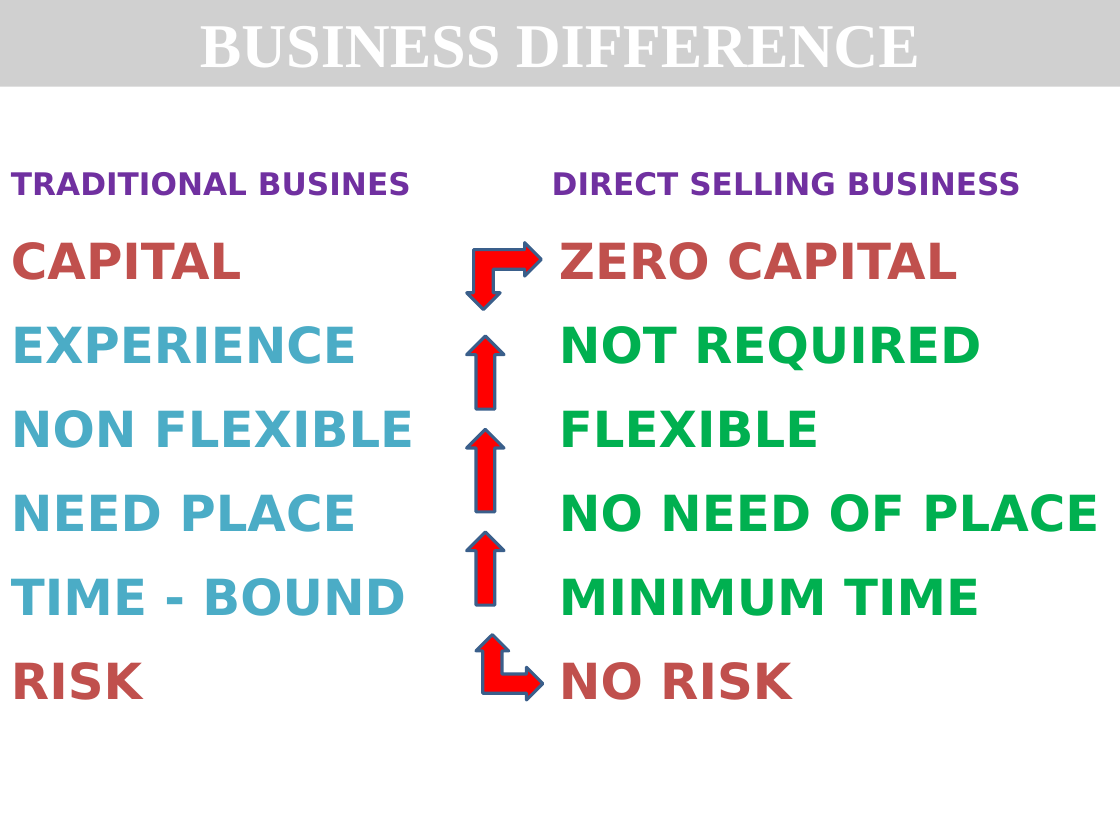
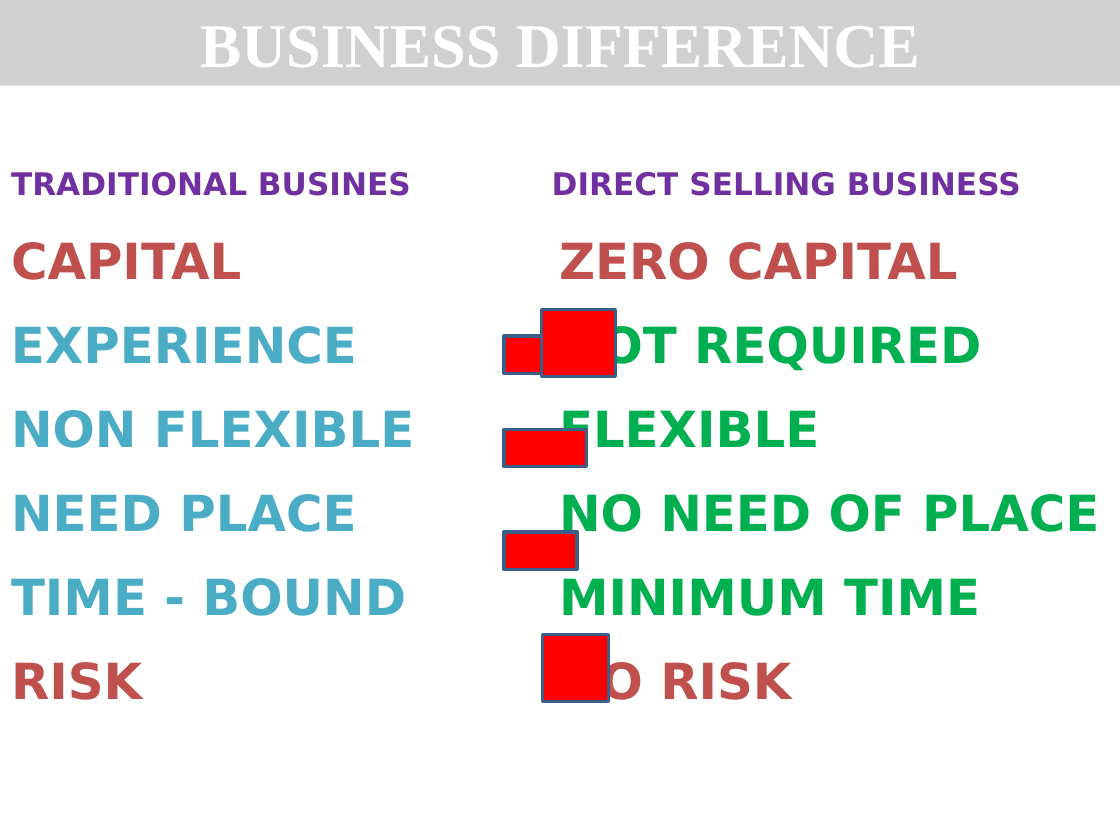
Before and after one commit to gowrav-vishwakarma/alcl, a slide deck: slide 2 of matter/alcl.ppt. Drawn at 1120x840 pixels with LibreOffice and Linux fonts; fonts in the diff are those of the drawing; grey boxes stand for pictures. Boxes give left, top, right and bottom in pixels: in the first picture for what was removed or moved away, otherwise in the second. Text is boxed around its words. In the diff, an @@ line names an element or a change of style, - is before the commit and + after.

```diff
--- a/matter/alcl.ppt
+++ b/matter/alcl.ppt
@@ left up arrow removed at bbox=[467, 243, 542, 310] @@
@@ rectangle added at bbox=[541, 309, 616, 376], fill #FF0000, outline #3A5F8B 2.01 pt @@
@@ left arrow removed at bbox=[467, 336, 504, 409] @@
@@ rectangle added at bbox=[504, 336, 577, 373], fill #FF0000, outline #3A5F8B 2.01 pt @@
@@ 4 texts: place and size @@
-4 texts at bbox=[559, 326, 1099, 700]
+4 texts at bbox=[559, 322, 1099, 710]
@@ left arrow removed at bbox=[466, 430, 503, 512] @@
@@ rectangle added at bbox=[504, 429, 587, 466], fill #FF0000, outline #3A5F8B 2.01 pt @@
@@ left arrow removed at bbox=[467, 532, 504, 605] @@
@@ rectangle added at bbox=[504, 532, 577, 569], fill #FF0000, outline #3A5F8B 2.01 pt @@
@@ left up arrow removed at bbox=[476, 635, 543, 700] @@
@@ rectangle added at bbox=[543, 635, 608, 702], fill #FF0000, outline #3A5F8B 2.01 pt @@
```
Also in this commit, not shown: 16 other slides changed, 7 other files.
